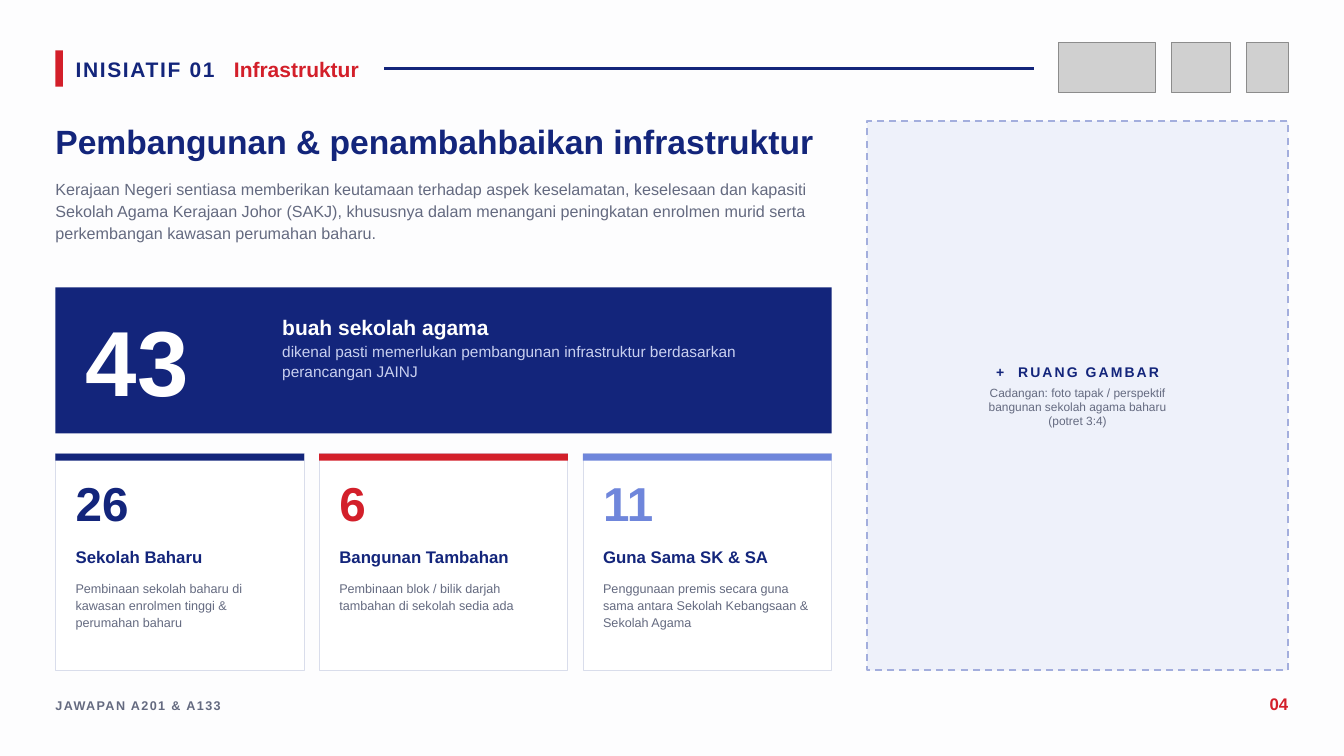
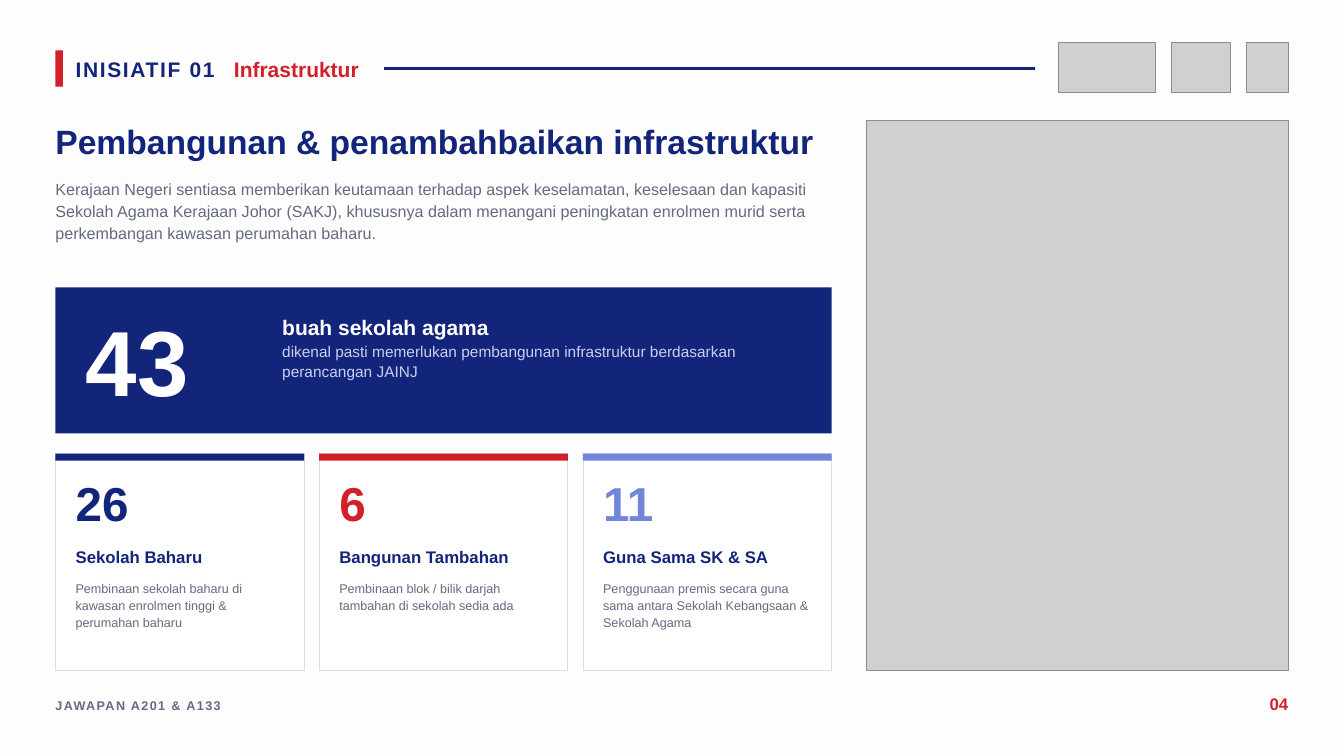
Before and after one commit to nawaljoe/Nawal, a slide deck: slide 4 of infografik-belanjawan-2027/Infografik_Jawapan_A201_A133_Belanjawan2027.pptx. Drawn at 1344x756 pixels with LibreOffice and Linux fonts; fonts in the diff are those of the drawing; grey boxes stand for pictures. Boxes give left, top, right and bottom in pixels: in the first picture for what was removed or moved away, otherwise in the second. Text is boxed around its words. In the diff, an @@ line names an element or a change of style, - is before the commit and + after.

```diff
--- a/infografik-belanjawan-2027/Infografik_Jawapan_A201_A133_Belanjawan2027.pptx
+++ b/infografik-belanjawan-2027/Infografik_Jawapan_A201_A133_Belanjawan2027.pptx
@@ rectangle removed at (867, 121, 1289, 670) @@
-+ RUANG GAMBAR
-Cadangan: foto tapak / perspektif
-bangunan sekolah agama baharu
-(potret 3:4)
@@ picture added at (867, 121, 1289, 670) @@
```
Also in this commit, not shown: 17 other slides changed, 6 other files.
